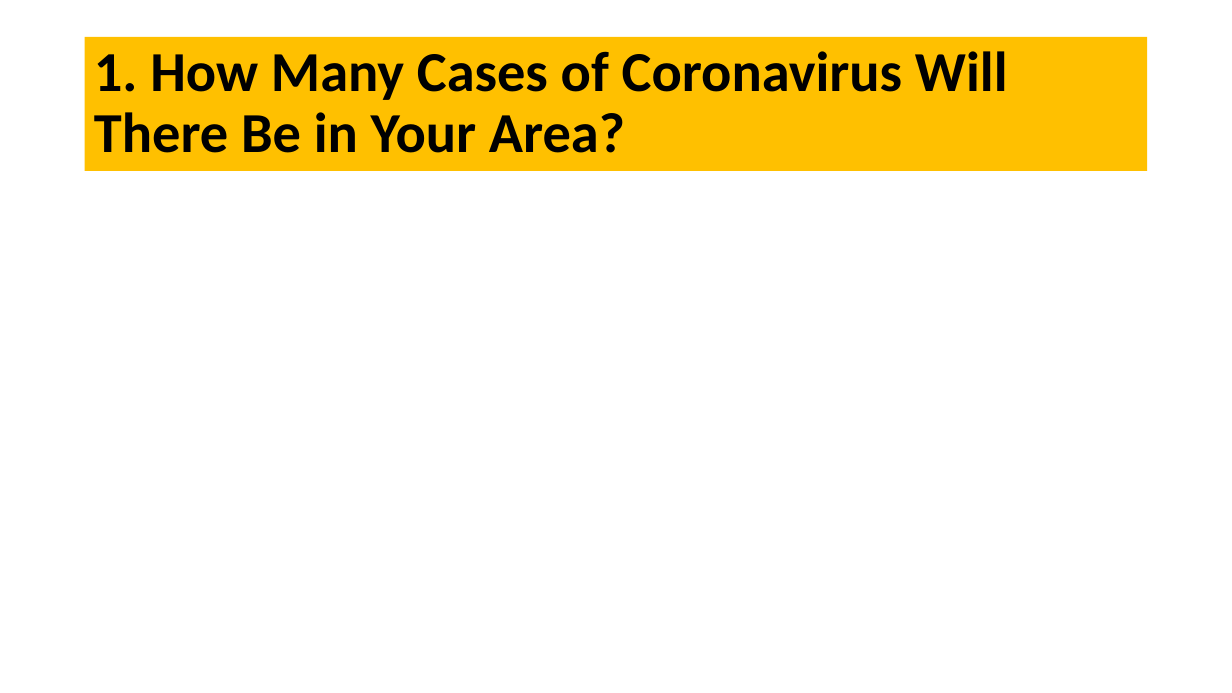
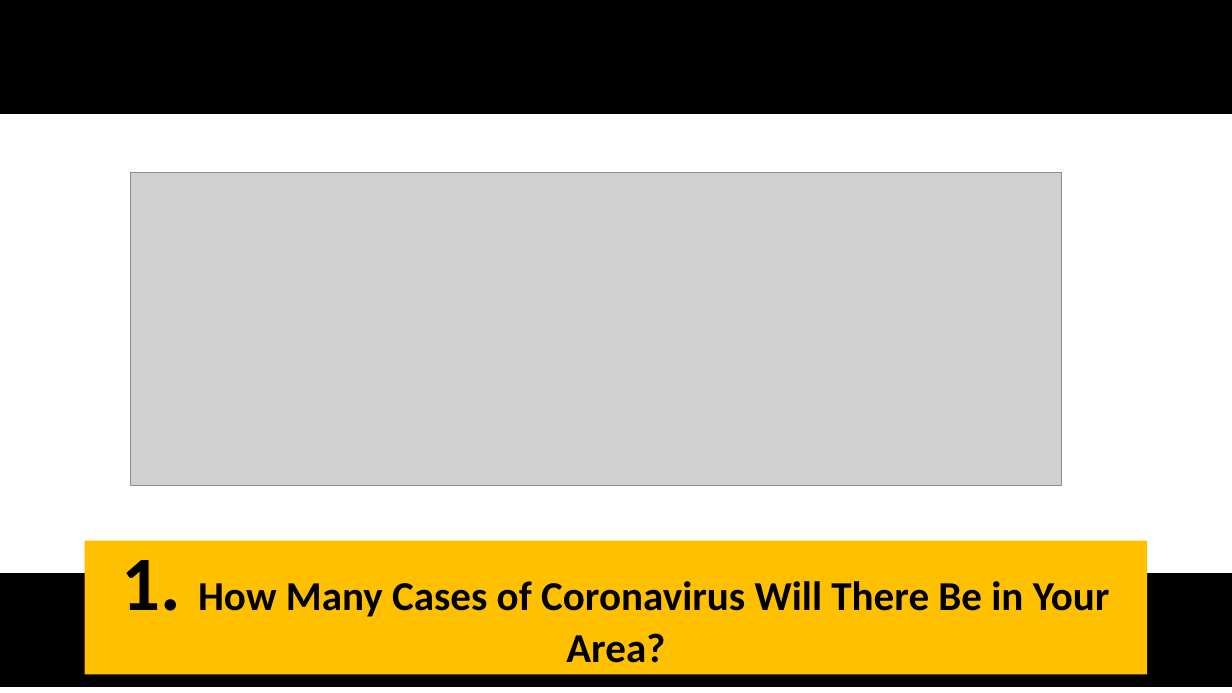
Before and after one commit to Adrifelcha/afchavez-019, a slide deck: slide 2 of JeanPiaget/2019-2020/Cuarentena/Quinto - Clases Remotas/3-RevisionArticulo-HowManyCases.pptx. Drawn at 1232x693 pixels with LibreOffice and Linux fonts; fonts in the diff are those of the drawing; grey boxes stand for pictures. Boxes give left, top, right and bottom in pixels: in the first picture for what was removed or moved away, otherwise in the second. Text is boxed around its words. In the diff, an @@ line names an element or a change of style, - is before the commit and + after.

```diff
--- a/JeanPiaget/2019-2020/Cuarentena/Quinto - Clases Remotas/3-RevisionArticulo-HowManyCases.pptx
+++ b/JeanPiaget/2019-2020/Cuarentena/Quinto - Clases Remotas/3-RevisionArticulo-HowManyCases.pptx
@@ rectangle added at [0, 0, 1232, 114], fill #000000, outline #000000 1 pt @@
@@ picture added at [131, 172, 1062, 485] @@
@@ rectangle "1. How Many Cases of ...": place and size @@
-rectangle "1. How Many Cases of ..." at [85, 37, 1148, 171]
+rectangle "1. How Many Cases of ..." at [85, 541, 1148, 675]
@@ rectangle "1. How Many Cases of ..." at [85, 541, 1148, 675]: size 44 to 60 pt in "1."; size 44 to 32 pt; alignment left to centre; title to rectangle @@
@@ rectangle added at [0, 573, 1232, 687], fill #000000, outline #000000 1 pt @@
```
Also in this commit, not shown: 9 slides added, 1 slide removed, 2 other files.
